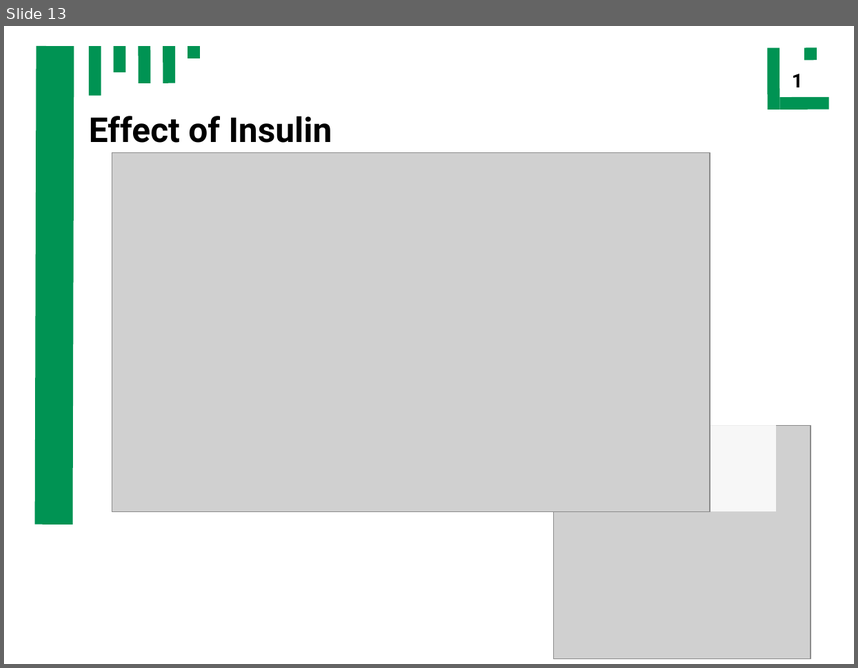
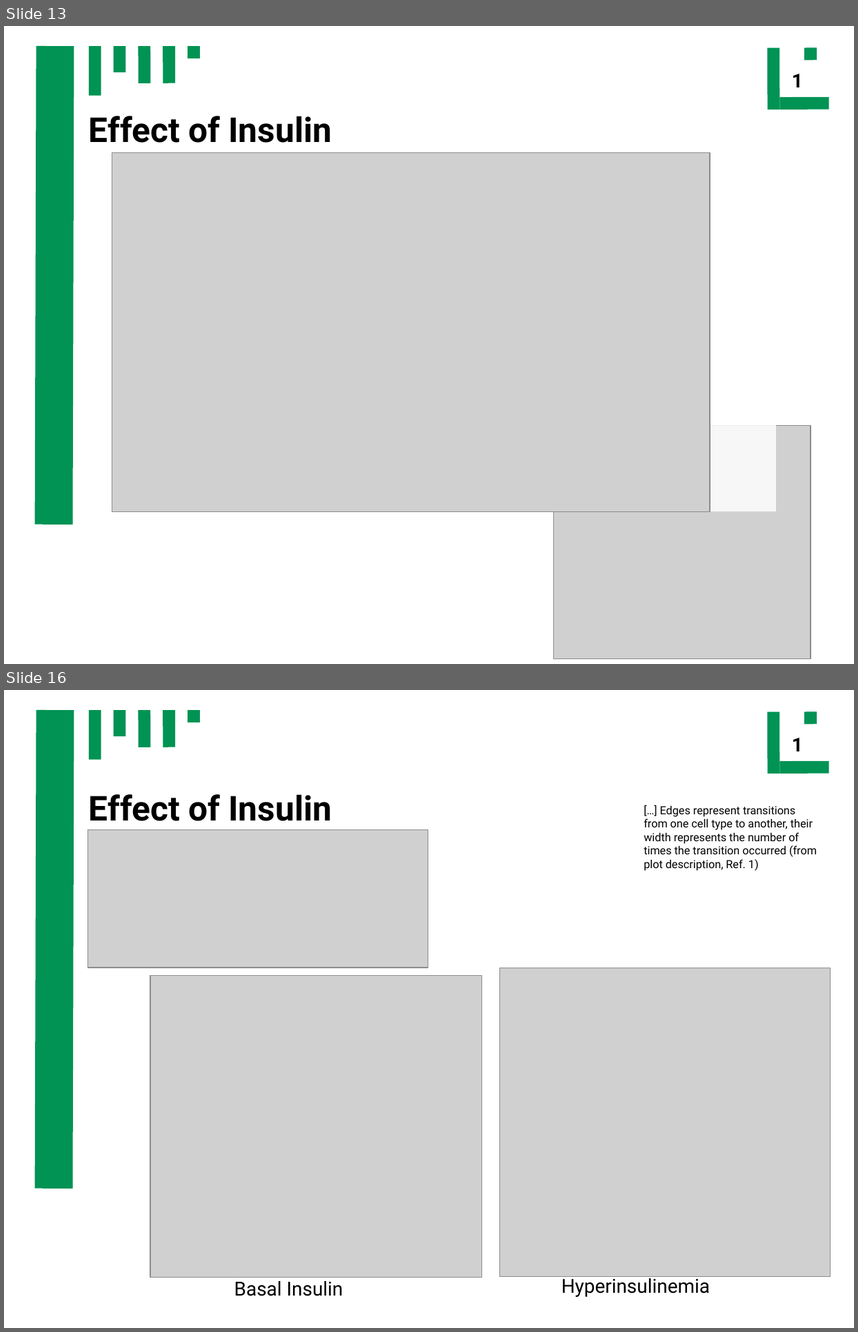
Before and after one commit to ch4perone/HaveFunWithSysBio, a slide deck: presentation.odp. Shown one above the other, each under a label of ours: slide 13 before the commit, slides 13 and 16 after it; the slides between them are not shown. The pictures are 858x668 and 858x1332 pixels, drawn with LibreOffice and Linux fonts; fonts in the diff are those of the drawing; grey boxes stand for pictures. Boxes give left, top, right and bottom in pixels: in the first picture for what was removed or moved away, otherwise in the second. Text is boxed around its words. In the diff, an @@ line names an element or a change of style, - is before the commit and + after.

```diff
--- a/presentation.odp
+++ b/presentation.odp
@@ slide 16 added at [4, 690, 854, 1328], background #FFFFFF; not listed: 10 template elements that a slide beside it also shows @@
@@ title added at [89, 794, 332, 821], 32 pt, text #000000, bold @@
+Effect of Insulin
@@ text added at [644, 805, 817, 871], 10.5 pt, text #000000 @@
+[…] Edges represent transitions from one cell type to another, their width represents the number of times the transition occurred (from plot description, Ref. 1)
@@ picture added at [87, 829, 428, 967] @@
@@ picture added at [150, 976, 482, 1278] @@
@@ picture added at [500, 967, 831, 1276] @@
@@ text added at [234, 1281, 343, 1296], 18 pt, text #000000 @@
+Basal Insulin
@@ text added at [562, 1274, 710, 1297], 18 pt, text #000000 @@
+Hyperinsulinemia
```
Also in this commit, not shown: 5 slides changed, 3 other slides added, 2 slides removed, 1 other file.
